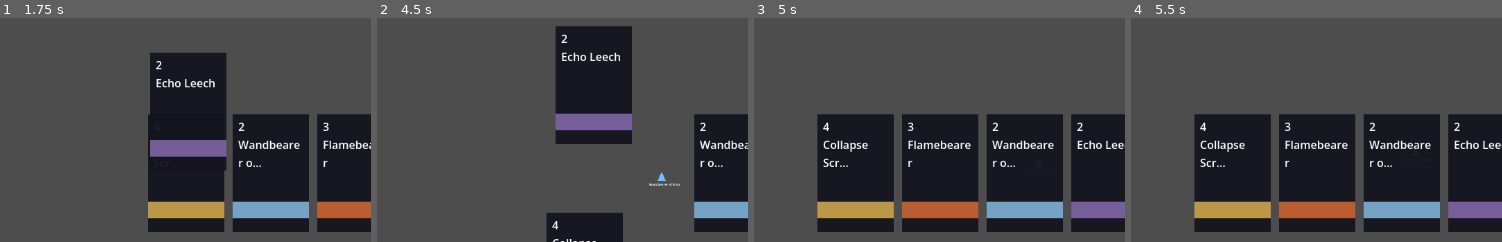
Above: before the commit, frames 1-4 (left to right).
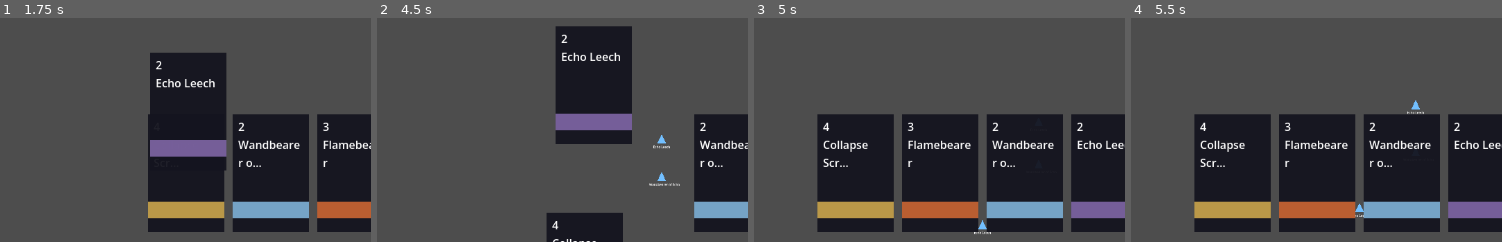
Above: after the commit, the same moments.

Repository: EchoPath-Source/echowars
Game: Godot game, scene res://arena.tscn
The game is run twice, just before and just after one commit, with the same random seed, the same clock (stepped at 60 frames per second) and the same inputs.
Inputs (mouse positions are % of the whole screen's width and height, from its top left):
- Up to frame 1 (1.75 s): tap Enter (ui_accept) at 0.5 s; drag from (37, 84) to (65, 28) at 0.52 s; drag from (37, 84) to (48, 70) at 1.27 s
- Up to frame 2 (4.5 s): move the mouse to (48, 84) at 2.02 s; hold Right (ui_right) 2.03-2.75 s; tap Tab at 2.1 s; click (48, 84) at 2.17 s; tap Enter (ui_accept) at 2.75 s; drag from (37, 84) to (22, 35) at 2.77 s; drag from (48, 84) to (59, 50) at 3.52 s; drag from (59, 84) to (38, 25) at 4.27 s
- Up to frame 3 (5 s): no input
- Up to frame 4 (5.5 s): move the mouse to (48, 84) at 5.02 s; hold Down (ui_down) from 5.03 s (still down); tap Tab at 5.1 s; click (48, 84) at 5.17 s
The pictures show only the part of the screen within x 23-73%, y 49-99%; the shares and areas given below are measured in that part.

Frame 1 is identical in both runs. In frame 2, 0.1% of the frame differs, in the area x 74-79%, y 52-59%; in frame 3, 0.1%; in frame 4, 0.2%, in the area x 60-79%, y 36-89%.

Commit message:
Layer 3: wire starter card unit scenes

Diff:
--- a/data/cards/loopbound_echo_leech.tres
+++ b/data/cards/loopbound_echo_leech.tres
@@ -1,6 +1,7 @@
-[gd_resource type="Resource" load_steps=2]
+[gd_resource type="Resource" load_steps=3 format=3]
 
 [ext_resource type="Script" path="res://scripts/data/card_data.gd" id="1_card_data"]
+[ext_resource type="PackedScene" path="res://scenes/units/base_unit.tscn" id="2_base_unit"]
 
 [resource]
 script = ExtResource("1_card_data")
@@ -8,11 +9,12 @@
 card_name = "Echo Leech"
 faction = "loopbound"
 card_type = "unit"
-description = "Swarm unit. Drains 5 Resonance from player on hit. Spawns x3."
+description = "Swarm unit. Drains 5 Resonance from player on hit. Spawns x3 later."
 resonance_cost = 2
 hp = 120.0
 damage = 60.0
 speed = 110.0
+unit_scene = ExtResource("2_base_unit")
 jitter = 0.9
 path_directness = 0.3
 hesitation_rate = 0.4
